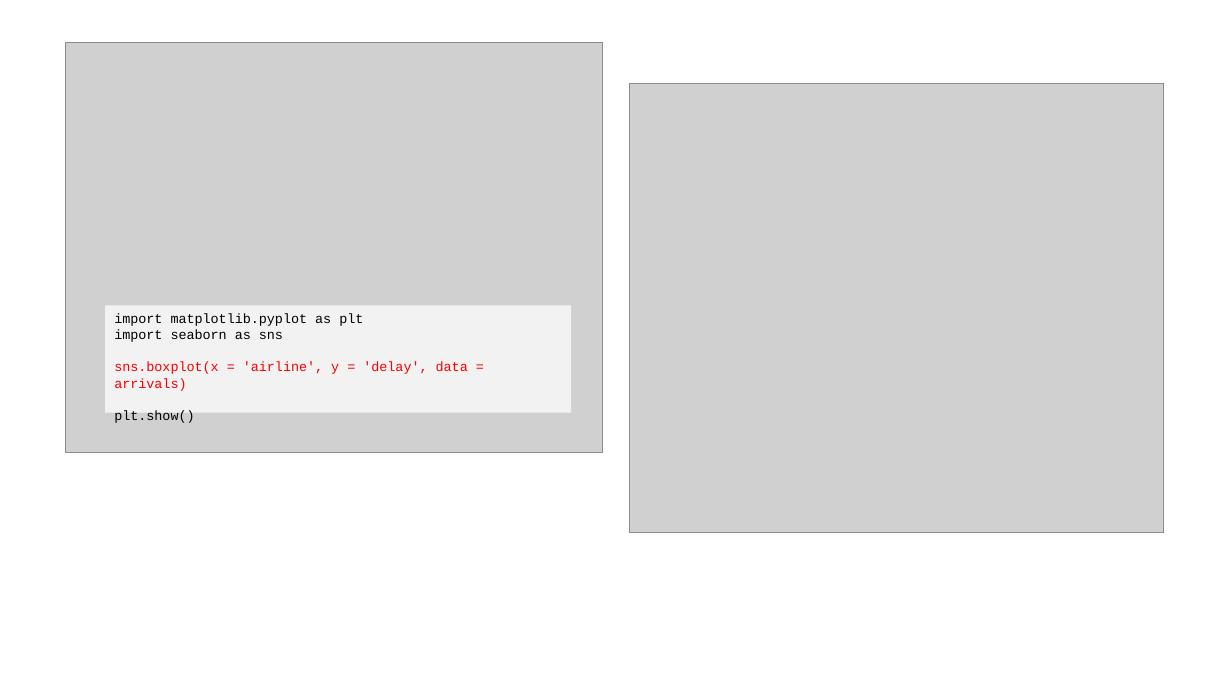
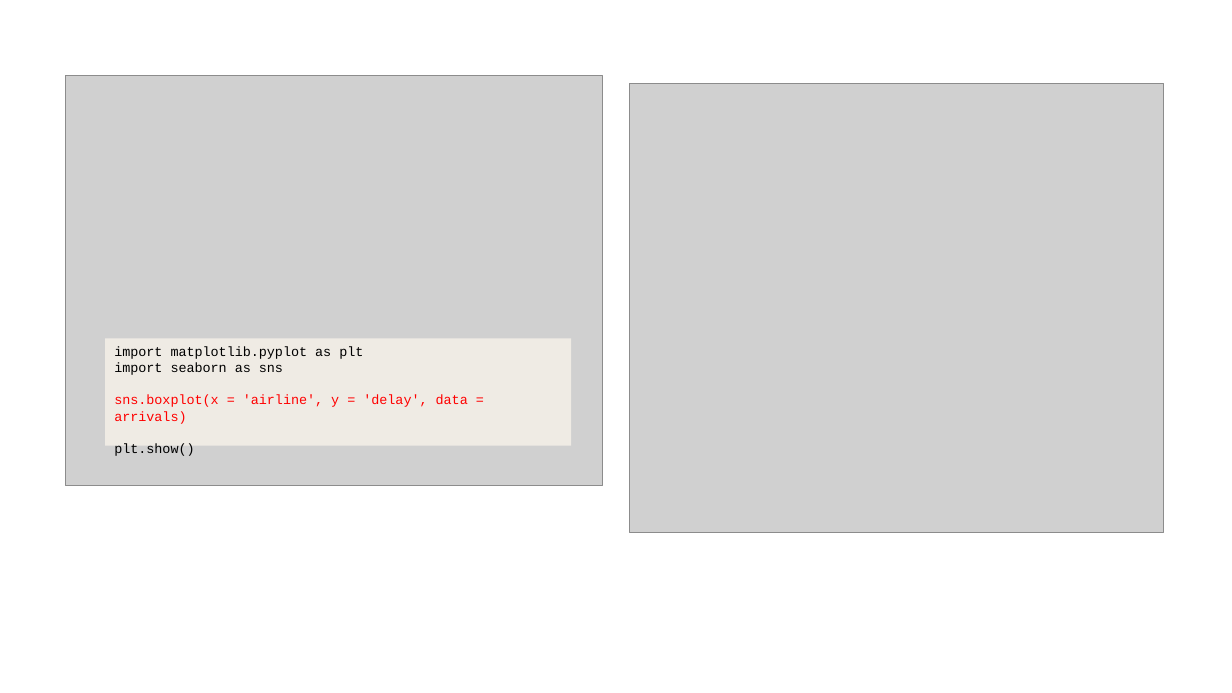
Before and after one commit to JNYH/DataCamp_Assessment, a slide deck: slide 3 of Statistical_Experimentation.pptx. Drawn at 1232x693 pixels with LibreOffice and Linux fonts; fonts in the diff are those of the drawing; grey boxes stand for pictures. Boxes give left, top, right and bottom in pixels: in the first picture for what was removed or moved away, otherwise in the second. Text is boxed around its words. In the diff, an @@ line names an element or a change of style, - is before the commit and + after.

Commit message:
DataCamp assessment questions

```diff
--- a/Statistical_Experimentation.pptx
+++ b/Statistical_Experimentation.pptx
@@ picture: place and size @@
-picture at (66,43,604,452)
+picture at (66,76,604,485)
@@ rectangle "import matplotlib.pyplot as plt": place and size @@
-rectangle "import matplotlib.pyplot as plt" at (105,306,571,413)
+rectangle "import matplotlib.pyplot as plt" at (105,338,571,445)
@@ rectangle "import matplotlib.pyplot as plt" at (105,338,571,445): fill #F2F2F2 to #EFEBE4 @@
```
Also in this commit, not shown: 50 other slides changed, 13 slides added.
